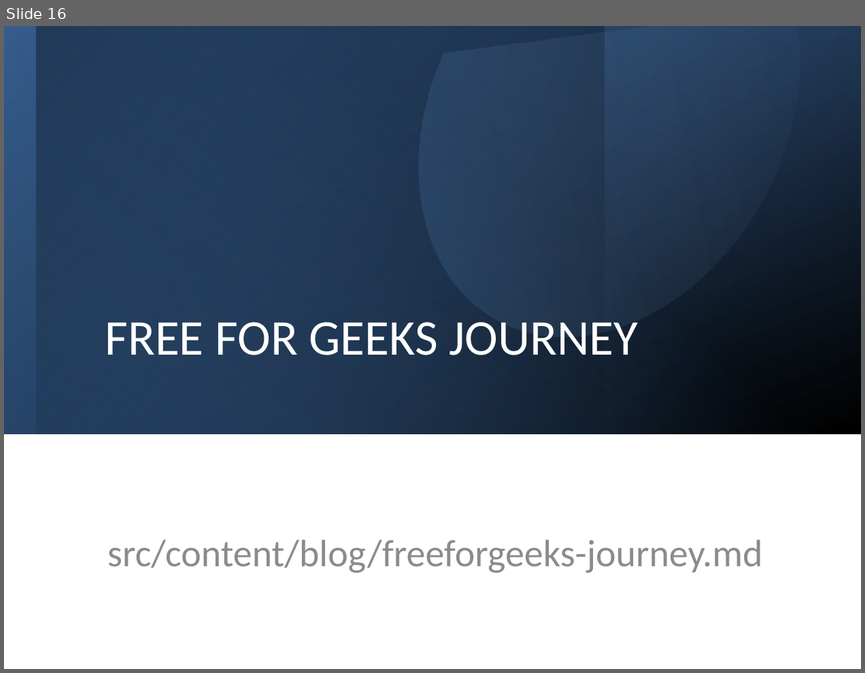
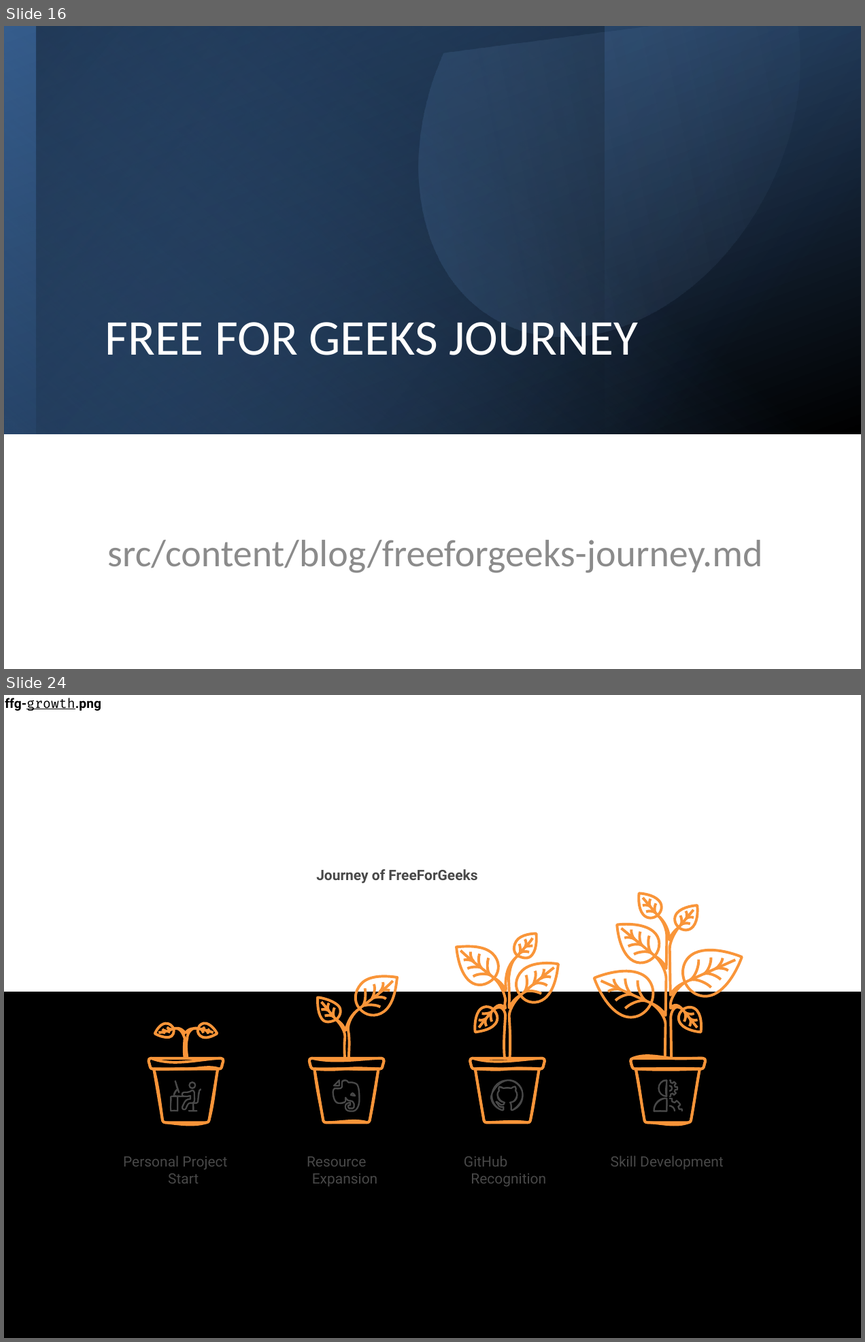
Before and after one commit to JuanPabloDiaz/jpdiaz, a slide deck: src/assets/images/blog/blog-images.pptx. Shown one above the other, each under a label of ours: slide 16 before the commit, slides 16 and 24 after it; the slides between them are not shown. The pictures are 865x673 and 865x1342 pixels, drawn with LibreOffice and Linux fonts; fonts in the diff are those of the drawing. Boxes give left, top, right and bottom in pixels: in the first picture for what was removed or moved away, otherwise in the second. Text is boxed around its words. In the diff, an @@ line names an element or a change of style, - is before the commit and + after.

Commit message:
update FreeForGeeks blog

```diff
--- a/src/assets/images/blog/blog-images.pptx
+++ b/src/assets/images/blog/blog-images.pptx
@@ slide 24 added at <box>4,695,861,1338</box>, background #FFFFFF @@
@@ text added at <box>5,698,101,711</box>, 11 pt, text #000000, bold @@
+ffg-growth.png
@@ text added at <box>316,869,477,883</box>, 12 pt, text #484848, bold @@
+Journey of FreeForGeeks
@@ freeform shape added at <box>594,893,742,1057</box>, outline #F99539 2.25 pt @@
@@ freeform shape added at <box>456,933,558,1058</box>, outline #F99539 2.25 pt @@
@@ freeform shape added at <box>317,972,397,1058</box>, outline #F99539 2.25 pt @@
@@ rectangle added at <box>4,991,861,1338</box>, fill #000000 @@
@@ freeform shape added at <box>155,1022,216,1057</box>, outline #F99539 2.25 pt @@
@@ freeform shape added at <box>148,1057,224,1127</box>, outline #F99539 2.25 pt @@
@@ freeform shape added at <box>148,1058,224,1123</box>, outline #F99539 2.25 pt @@
@@ freeform shape added at <box>309,1057,384,1123</box>, outline #F99539 2.25 pt @@
@@ freeform shape added at <box>309,1058,384,1123</box>, outline #F99539 2.25 pt @@
@@ freeform shape added at <box>469,1058,545,1123</box>, outline #F99539 2.25 pt @@
@@ freeform shape added at <box>470,1057,545,1123</box>, outline #F99539 2.25 pt @@
@@ freeform shape added at <box>630,1053,705,1127</box>, outline #F99539 2.25 pt @@
@@ freeform shape added at <box>630,1058,706,1123</box>, outline #F99539 2.25 pt @@
@@ freeform shape added at <box>169,1080,201,1111</box>, outline #484848 1.12 pt @@
@@ freeform shape added at <box>170,1080,201,1110</box>, outline #484848 1.12 pt @@
@@ freeform shape added at <box>330,1080,360,1111</box>, outline #484848 1.12 pt @@
@@ freeform shape added at <box>330,1080,360,1111</box>, outline #484848 1.12 pt @@
@@ freeform shape added at <box>488,1079,522,1110</box>, outline #484848 1.12 pt @@
@@ freeform shape added at <box>491,1080,524,1110</box>, outline #484848 1.12 pt @@
@@ freeform shape added at <box>653,1079,682,1110</box>, outline #484848 1.12 pt @@
@@ freeform shape added at <box>653,1080,682,1110</box>, outline #484848 1.12 pt @@
@@ text added at <box>123,1155,227,1183</box>, 12 pt, text #484848 @@
+Personal Project
+Start
@@ text added at <box>307,1156,378,1186</box>, 12 pt, text #484848 @@
+Resource
+Expansion
@@ text added at <box>464,1155,546,1186</box>, 12 pt, text #484848 @@
+GitHub
+Recognition
@@ text added at <box>611,1155,723,1169</box>, 12 pt, text #484848 @@
+Skill Development
```
Also in this commit, not shown: 14 slides changed, 8 other slides added, 10 other files.
